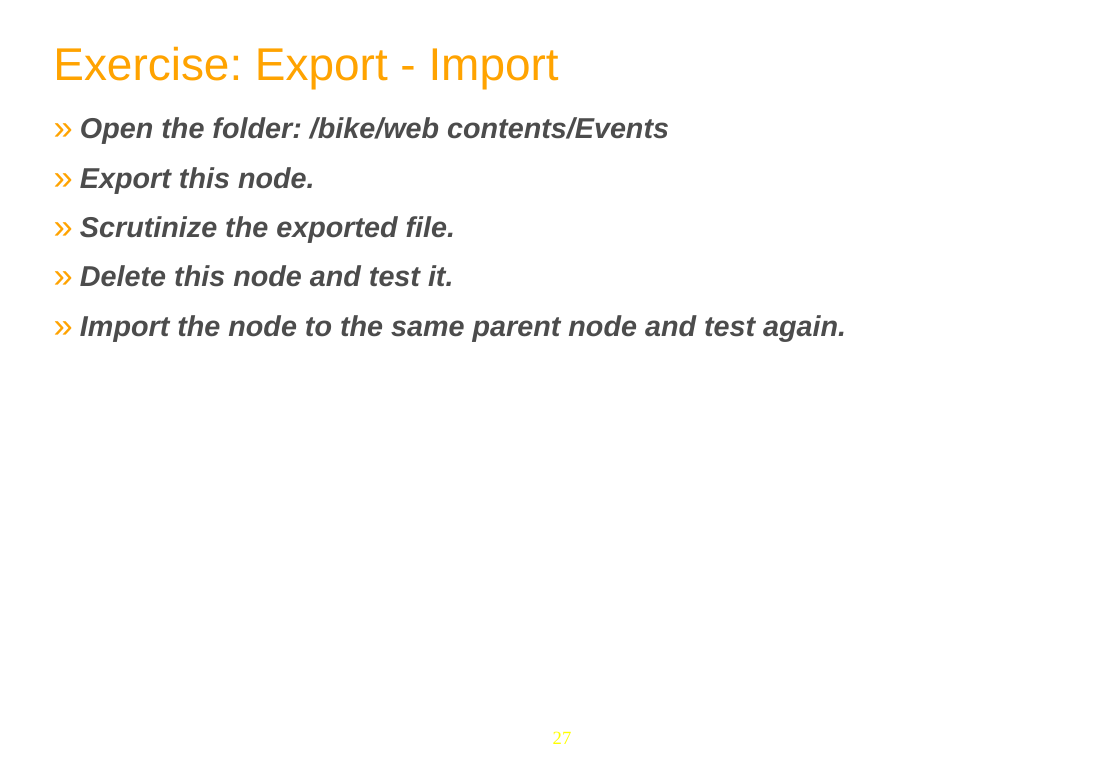
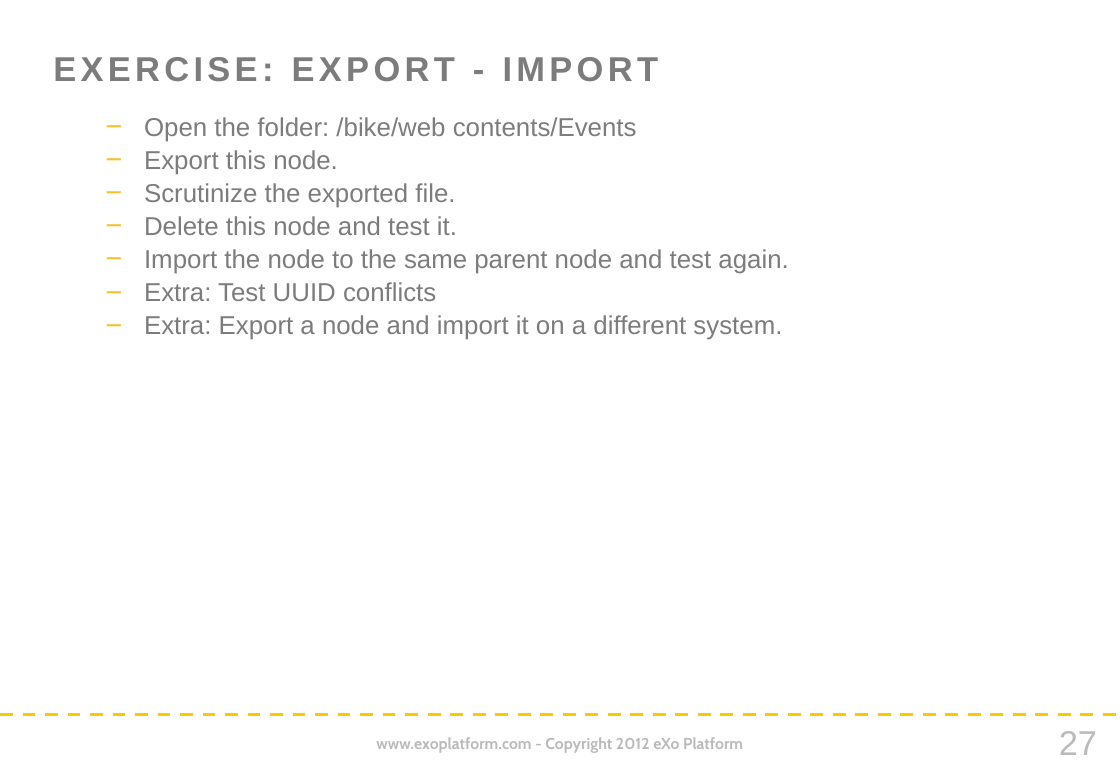
Before and after one commit to anhvurz90/training, a slide deck: slide 27 of plf3_5/eXoFundamentals/080-Content-Advanced/080-Content-Advanced-en.pptx. Drawn at 1120x775 pixels with LibreOffice and Linux fonts; fonts in the diff are those of the drawing; background and template pictures are left out. Boxes give left, top, right and bottom in pixels: in the first picture for what was removed or moved away, otherwise in the second. Text is boxed around its words. In the diff, an @@ line names an element or a change of style, - is before the commit and + after.

Commit message:
eXo Fundamentals slides in new Company style

```diff
--- a/plf3_5/eXoFundamentals/080-Content-Advanced/080-Content-Advanced-en.pptx
+++ b/plf3_5/eXoFundamentals/080-Content-Advanced/080-Content-Advanced-en.pptx
@@ title at box(53, 57, 658, 82): text changed; size 32 to 24 pt; text colour #FFA300 to #7C7C7C; bold on @@
-Exercise: Export - Import
+EXERCISE: EXPORT - IMPORT
@@ text at box(144, 117, 788, 274): size 20 to 18 pt, text colour #4C4C4C to #7C7C7C, bold off, italic off in "Open the folder: /bike/web contents/Events", "Export this node.", "Scrutinize the exported file.", "Delete this node and test it." and 1 more places; bullet » to −; less space between paragraphs; bullet colour #FFA300 to #F7C12E @@
@@ text at box(144, 282, 782, 340): paragraphs added @@
+  − Extra: Test UUID conflicts
+  − Extra: Export a node and import it on a different system.
@@ line added from (0, 716) to (1120, 716), #FAC900 2.25 pt dashed @@
@@ text added at box(376, 737, 743, 753), 11 pt, text #BABABA, bold @@
+www.exoplatform.com - Copyright 2012 eXo Platform
@@ page number: place and size @@
-page number at box(553, 731, 572, 744)
+page number at box(1059, 731, 1097, 755)
@@ page number at box(1059, 731, 1097, 755): size 13 to 24 pt, font Times New Roman to Arial, text colour #FFFF00 to #BABABA @@
```
Also in this commit, not shown: 25 other slides changed, 2 slides added, 2 slides removed, 1 other file.
